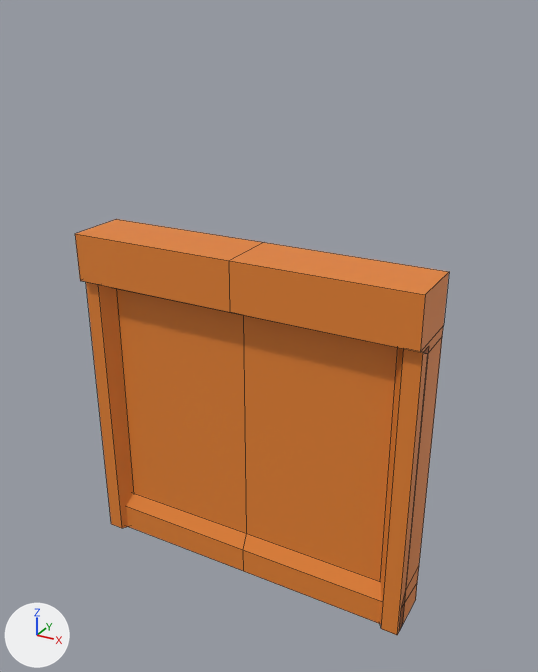
A saved change to the FBX model Assets/Prefabs/Walls/wall1.fbx.
Before and after are seen from a camera (50 mm lens) standing at (3.74, -6.49, 6.28) and looking at (0.2, -0.04, 3.05). The axes (+X, +Y, +Z) are drawn at lower left. The lights are the same throughout. Mesh edges are drawn as thin lines. Where no turn or scale is listed for an object, it has been applied to the vertices.

Objects in the first picture: 'wall'.
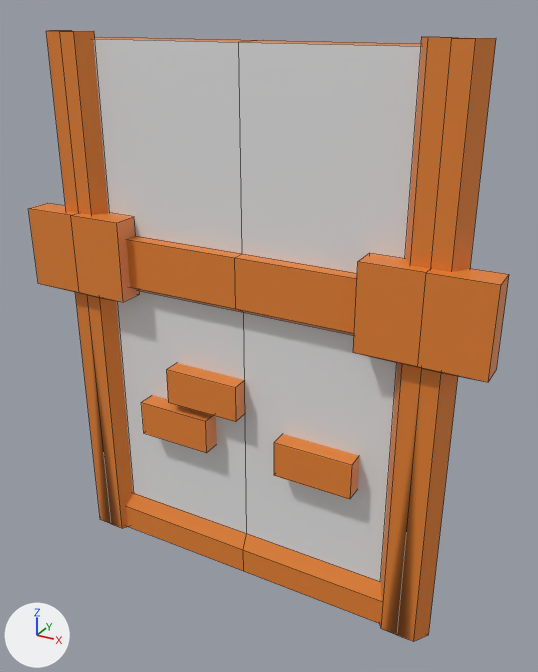
Edits to the bpy script that builds the scene:
```text
Add mat_stone:
    mat_stone = principled_material('stone')
    mat_stone.base_color = (0.8, 0.8, 0.8)  # white #e7e7e7
Change me_cube_008:
    used by ob_wall; location = (0.0, 0.0, 0.0)
    remove me_cube_008.from_pydata(...)  # 52 vertices, 44 faces; spans x -2.0..2.0, y -0.5..0.21, z 0.0..4.0
    add me_cube_008.from_pydata(...)  # 137 vertices, 124 faces; spans x -2.63..2.63, y -0.53..0.21, z 0.0..6.07
    me_cube_008 part 1: a new loose piece, a box spanning x -1.28..-0.38, y -0.46..-0.04, z 1.63..2.05, in mat_wooden (orange #e78331)
    me_cube_008 part 2: a new loose piece, a box spanning x -0.89..0.01, y -0.46..-0.04, z 2.15..2.57, in mat_wooden (orange #e78331)
    me_cube_008 part 3: a new loose piece, a box spanning x 0.48..1.38, y -0.46..-0.04, z 1.61..2.03, in mat_wooden (orange #e78331)
    me_cube_008 part 4
    12 vertices are removed from x -2.0..2.0, y -0.5..-0.24, z 3.41..4.0
    26 faces are deleted
    6 vertices in x -2.0..2.0, y -0.25..0.21, z 3.33 move by (0.0, 0.0, 0.03)
    2 vertices move from x -2.0..2.0, y -0.5, z 3.45 to x -2.0..2.0, y -0.25, z 3.45
    37 vertices are added at x -2.63..2.63, y -0.53..-0.14, z 0.0..6.07
    8 new vertices lie (0.0, 0.0, 3.25) away from vertices in x -2.0..2.0, y -0.41..-0.24, z 0.0
    8 new vertices lie (0.0, 0.0, 2.82) away from vertices in x -2.0..2.0, y -0.41..-0.24, z 3.25
    5 new vertices lie (0.0, 0.0, 0.55) away from vertices in x -2.0..2.0, y -0.5..-0.4, z 3.45
    5 new vertices lie (0.0, 0.0, 2.0) away from vertices in x -2.0..2.0, y -0.25..0.21, z 4.0
    10 new vertices lie (0.0, 0.29, 0.0) away from vertices in x -2.63..2.63, y -0.53, z 3.32..4.21
    86 new faces join them, mat_wooden (orange #e78331)
    2 new faces join them, mat_stone (white #e7e7e7)
    me_cube_008 part 5: 2 faces spanning x -2.0..2.0, y -0.25, z 0.5..3.36 switch from mat_wooden (orange #e78331) to mat_stone (white #e7e7e7)
```

Pixel boxes (x1, y1, x2, y2) of what changed, in the pictures (538 x 672 px):
'wall', reshaped (28% wider, 47% taller): before (75, 219, 449, 635); after (29, 30, 509, 642)
part 1 of me_cube_008, added (orange): after (141, 395, 217, 453)
part 2 of me_cube_008, added (orange): after (166, 363, 245, 422)
part 3 of me_cube_008, added (orange): after (274, 434, 359, 499)
part 4 of me_cube_008, built on: before (75, 219, 449, 635); after (29, 30, 509, 642)
part 5 of me_cube_008, recoloured (orange to white): (116, 293, 397, 581) in both
